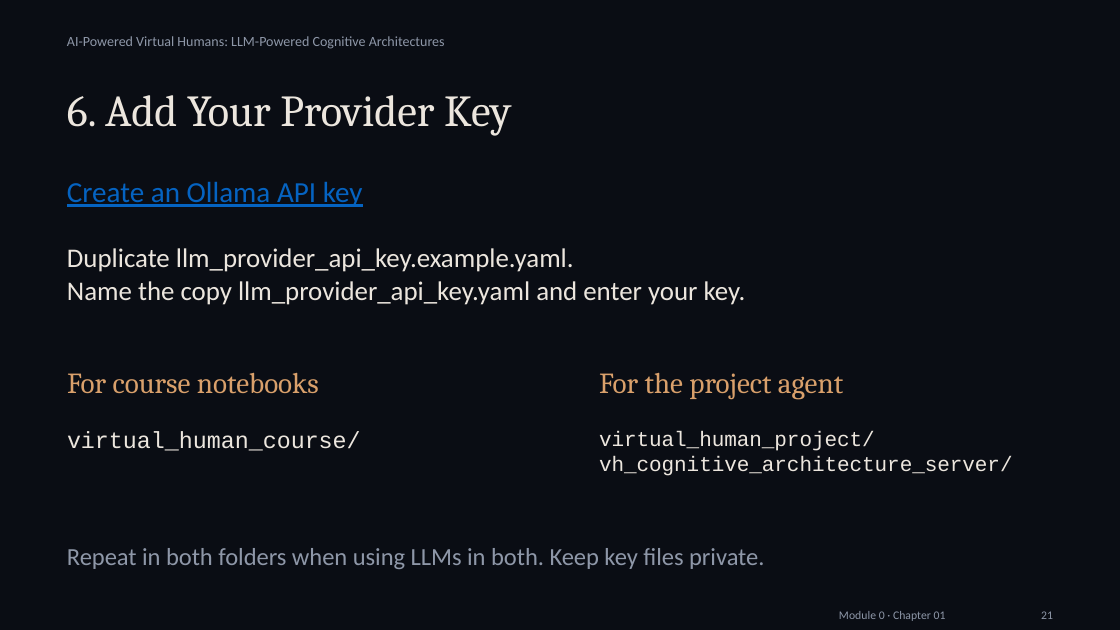
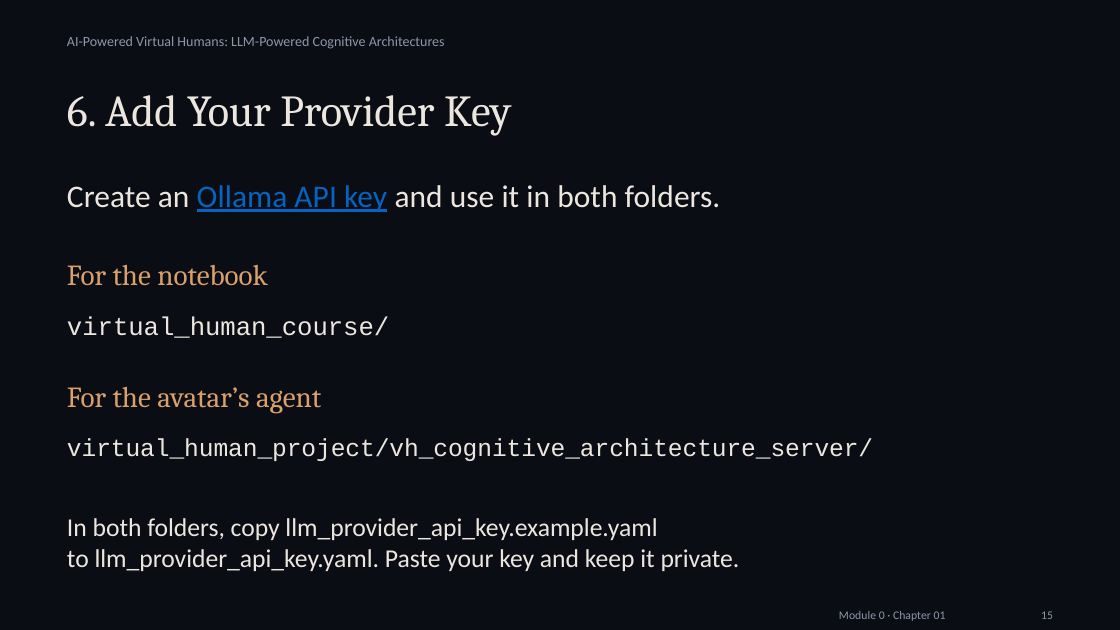
Before and after one commit to alessandropec/virtual-humans-cognitive-architectures, a slide deck: slide 15 of virtual_human_course/Module_0/Chapter_01/Slides/Module_0_Chapter_01_Introduction_and_Setup.pptx (slide 21 before the commit). Drawn at 1120x630 pixels with LibreOffice and Linux fonts; fonts in the diff are those of the drawing. Boxes give left, top, right and bottom in pixels: in the first picture for what was removed or moved away, otherwise in the second. Text is boxed around its words. In the diff, an @@ line names an element or a change of style, - is before the commit and + after.

Commit message:
Revise Module 0 tutorial and organize course agents by chapter

```diff
--- a/virtual_human_course/Module_0/Chapter_01/Slides/Module_0_Chapter_01_Introduction_and_Setup.pptx
+++ b/virtual_human_course/Module_0/Chapter_01/Slides/Module_0_Chapter_01_Introduction_and_Setup.pptx
@@ text at [67,185,721,212]: text changed; size 18.8 to 20.2 pt; text colour #0563C1 to #ECE6DE @@
-Create an Ollama API key
+Create an Ollama API key and use it in both folders.
@@ text removed at [67,248,746,305] @@
-Duplicate llm_provider_api_key.example.yaml.
-Name the copy llm_provider_api_key.yaml and enter your key.
@@ text added at [67,265,268,286], 18.8 pt, text #D9A06B @@
+For the notebook
@@ text "virtual_human_course/": place and size @@
-text "virtual_human_course/" at [67,431,361,451]
+text "virtual_human_course/" at [67,316,389,338]
@@ text "virtual_human_course/" at [67,316,389,338]: size 15 to 16.5 pt @@
@@ text at [67,387,321,414]: text changed @@
-For the project agent
+For the avatar’s agent
@@ text removed at [67,373,319,394] @@
-For course notebooks
@@ text at [67,439,873,461]: text changed; size 13.5 to 15.8 pt @@
-virtual_human_project/
-vh_cognitive_architecture_server/
+virtual_human_project/vh_cognitive_architecture_server/
@@ text at [67,518,740,571]: text changed; size 15.8 to 16.5 pt; text colour #8E97A8 to #ECE6DE @@
-Repeat in both folders when using LLMs in both. Keep key files private.
+In both folders, copy llm_provider_api_key.example.yaml
+to llm_provider_api_key.yaml. Paste your key and keep it private.
@@ text at [1041,611,1053,619]: text changed @@
-21
+15
```
Also in this commit, not shown: 17 other slides changed, 2 slides added, 13 other files.
